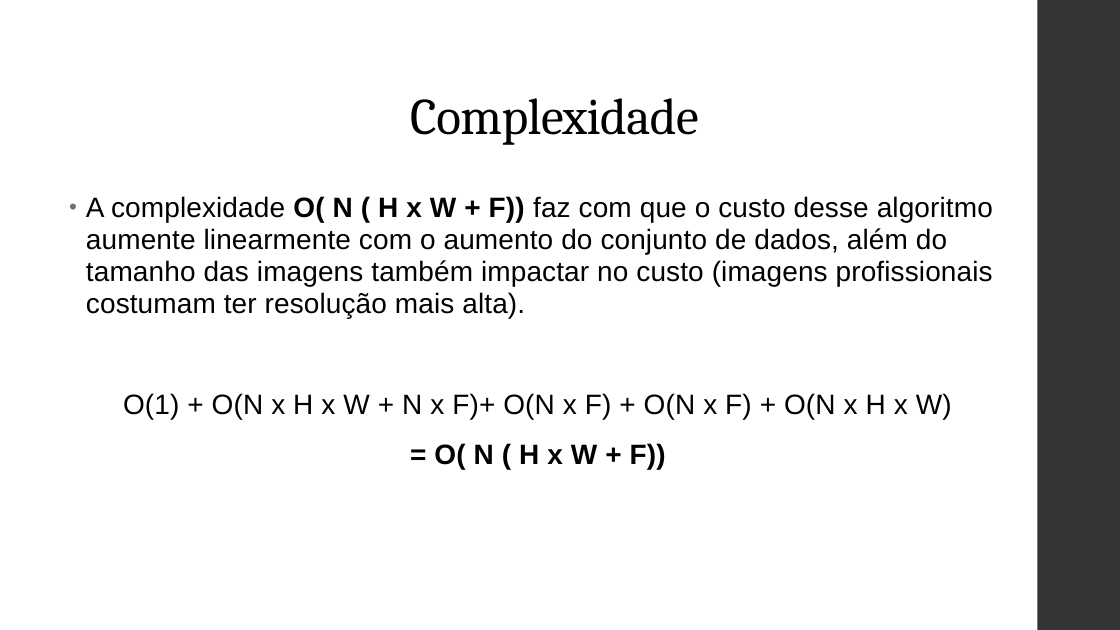
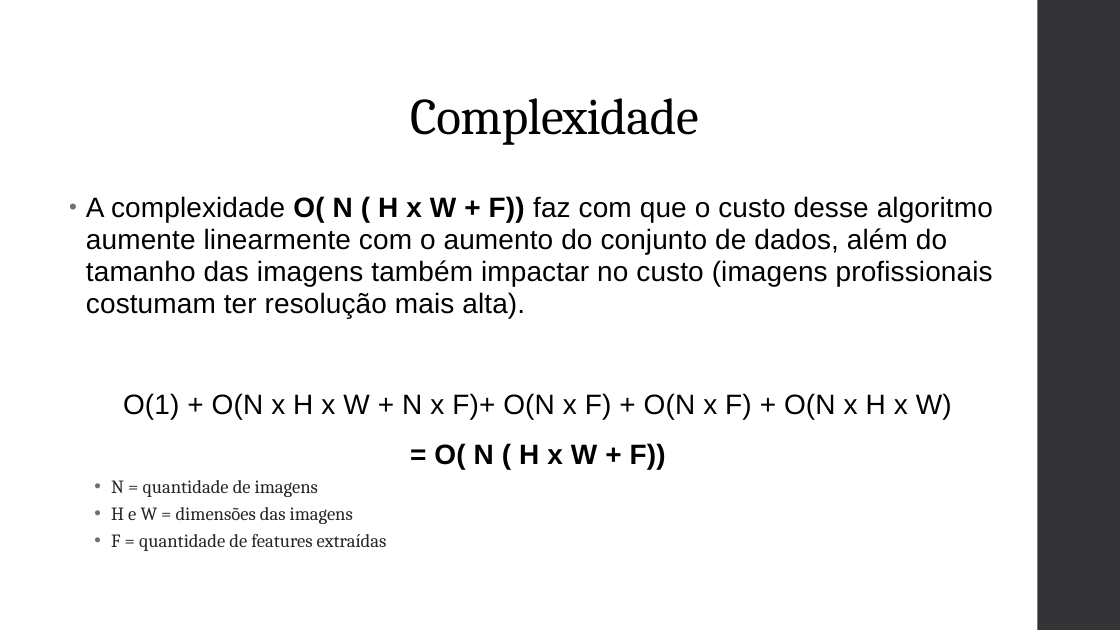
Before and after one commit to mateusmoraes99/MateusBarbara_FinalProject_AA_RR_2024, a slide deck: slide 10 of relatorio e slide/apresentacao.pptx. Drawn at 1120x630 pixels with LibreOffice and Linux fonts; fonts in the diff are those of the drawing. Boxes give left, top, right and bottom in pixels: in the first picture for what was removed or moved away, otherwise in the second. Text is boxed around its words. In the diff, an @@ line names an element or a change of style, - is before the commit and + after.

Commit message:
correção no slide

```diff
--- a/relatorio e slide/apresentacao.pptx
+++ b/relatorio e slide/apresentacao.pptx
@@ text at bbox=[111, 480, 387, 551]: paragraphs added @@
+  • N = quantidade de imagens
+  • H e W = dimensões das imagens
+  • F = quantidade de features extraídas
```
